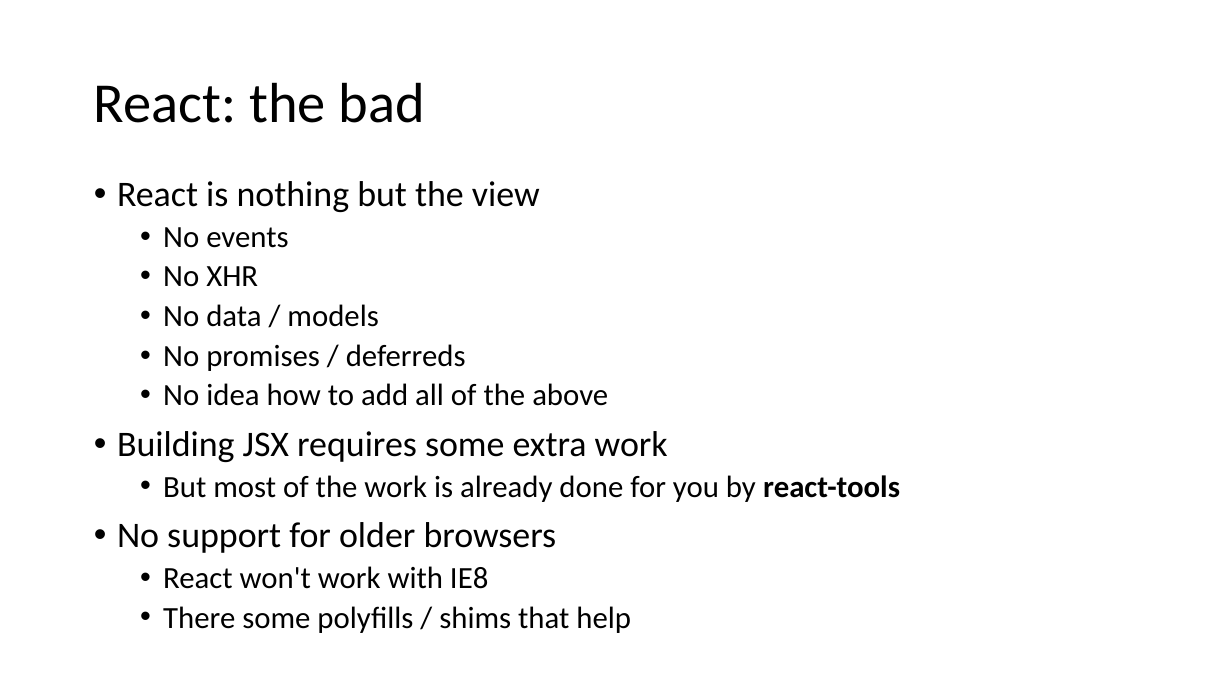
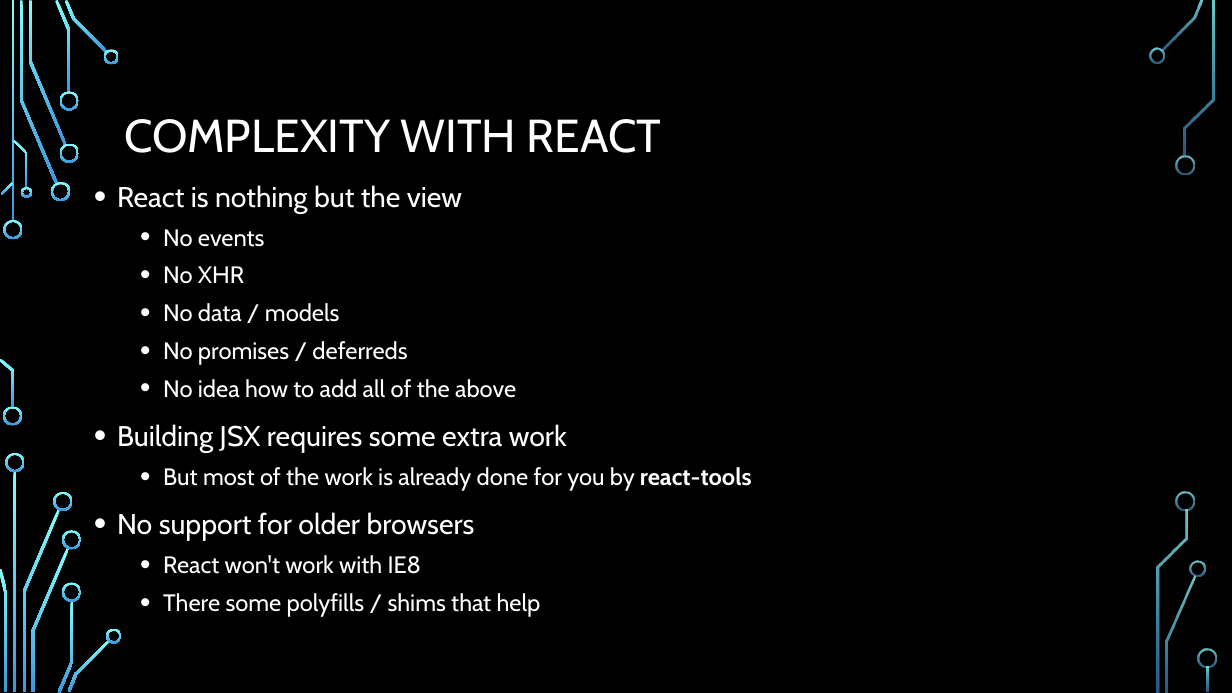
Before and after one commit to sonam-niit/IDFC-Training, a slide deck: slide 7 of Day4/Introduction to React.pptx (slide 9 before the commit). Drawn at 1232x693 pixels with LibreOffice and Linux fonts; fonts in the diff are those of the drawing; background and template pictures are left out. Boxes give left, top, right and bottom in pixels: in the first picture for what was removed or moved away, otherwise in the second. Text is boxed around its words. In the diff, an @@ line names an element or a change of style, - is before the commit and + after.

```diff
--- a/Day4/Introduction to React.pptx
+++ b/Day4/Introduction to React.pptx
@@ background #FFFFFF to picture (left out) @@
@@ title at box(125, 119, 661, 153): text changed; size 44 to 36 pt; font Calibri to Cabin; text colour #000000 to #FFFFFF @@
-React: the bad
+COMPLEXITY WITH REACT
@@ text "React is nothing but the ..." at box(117, 185, 752, 617): size 28 to 22.2 pt in "React is nothing but the view", "Building JSX requires some extra work", "No support for older browsers"; font Calibri to Cabin, text colour #000000 to #FFFFFF; size 24 to 18.5 pt in "No events", "No XHR", "No data / models", "No promises / deferreds" and 4 more places; line spacing 0.9 to 1.1 @@
@@ group added at box(0, 0, 1217, 693): 33 freeform shapes, 3 rectangles @@
```
Also in this commit, not shown: 9 other slides changed, 11 slides added, 2 slides removed, 1 other file.
